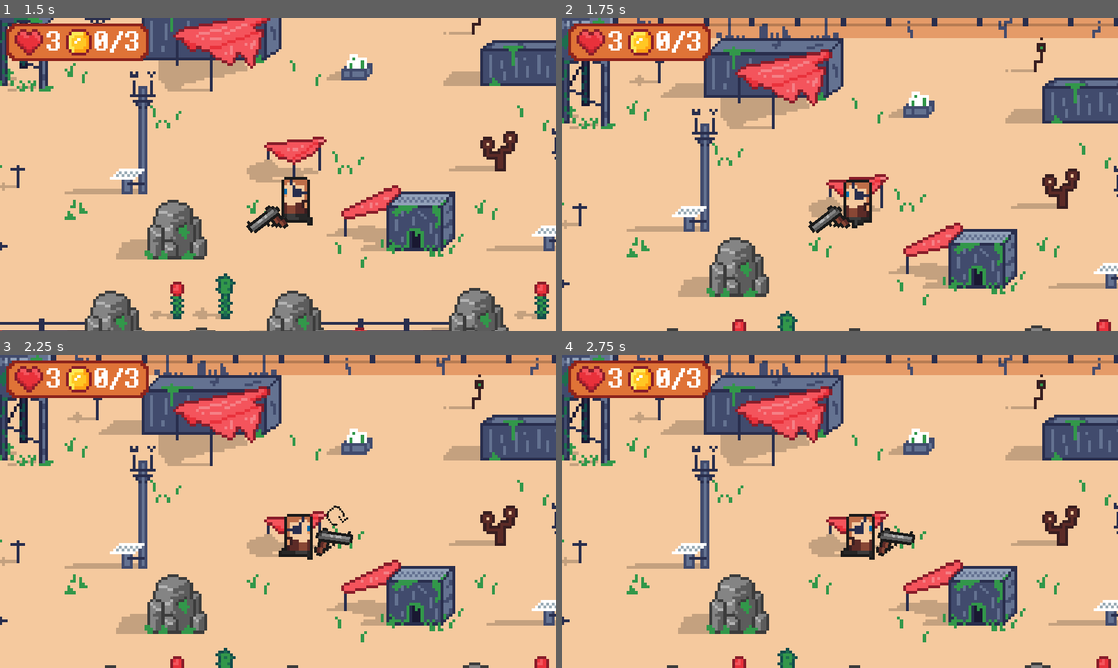
Above: before the commit, frames 1-4 (two rows, left to right).
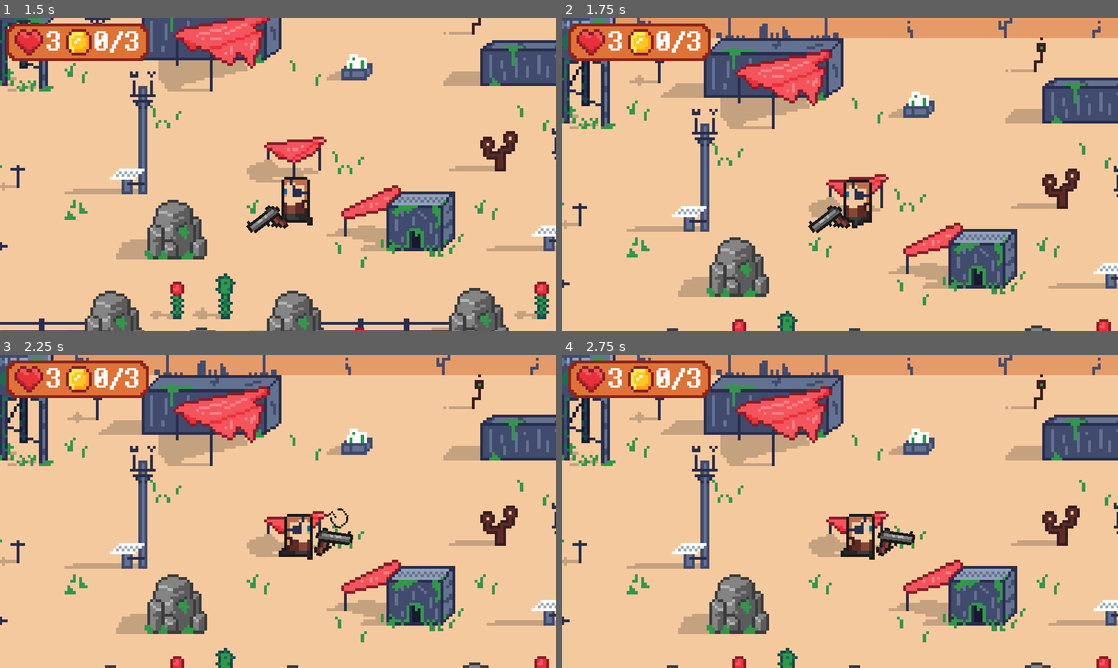
Above: after the commit, the same moments.

Repository: Sc222/rocket-scientist
Game: Godot game, scene res://MainMenu/MainMenu.tscn
Same seed, same stepped clock (60 frames per second), same inputs: the game is played once before the commit and once after it.
Inputs (mouse positions are in pixels of both pictures, inside the frame that each line leads up to):
- Up to frame 1 (1.5 s): click "Играть" at 0.5 s; tap Enter at 1.25 s; move the mouse to (250, 237) at 1.27 s; hold W (player_up) from 1.28 s (still down); tap E (player_action) at 1.35 s
- Up to frame 2 (1.75 s): keep holding W (player_up)
- Up to frame 3 (2.25 s): keep holding W (player_up); move the mouse to (444, 558) at 2.02 s; click (444, 558) at 2.1 s
- Up to frame 4 (2.75 s): keep holding W (player_up)

Frame 1 is identical in both runs. In frame 2, 0.8% of the frame differs, in the area x 9-100%, y 0-3%; in frame 3, 0.9%, in the area x 9-100%, y 0-56%; in frame 4, 0.8%.

Commit message:
stage resources: -big fixes -basic monster setup

Diff:
--- /dev/null
+++ b/StageResources/Monster.gd
@@ -0,0 +1,16 @@
+extends KinematicBody2D
+
+
+# Declare member variables here. Examples:
+# var a = 2
+# var b = "text"
+
+
+# Called when the node enters the scene tree for the first time.
+func _ready():
+	pass # Replace with function body.
+
+
+# Called every frame. 'delta' is the elapsed time since the previous frame.
+#func _process(delta):
+#	pass
--- /dev/null
+++ b/StageResources/Monster.tscn
@@ -0,0 +1,105 @@
+[gd_scene load_steps=21 format=2]
+
+[ext_resource path="res://assets/stage_resources/monster/monster_run_4.png" type="Texture" id=1]
+[ext_resource path="res://StageResources/Monster.gd" type="Script" id=2]
+[ext_resource path="res://assets/stage_resources/monster/dagger_attack_4.png" type="Texture" id=3]
+[ext_resource path="res://assets/stage_resources/monster/monster_run_3.png" type="Texture" id=4]
+[ext_resource path="res://assets/stage_resources/monster/dagger_attack_3.png" type="Texture" id=5]
+[ext_resource path="res://assets/stage_resources/monster/dagger_attack_1.png" type="Texture" id=6]
+[ext_resource path="res://assets/stage_resources/monster/dagger_attack_2.png" type="Texture" id=7]
+[ext_resource path="res://assets/stage_resources/monster/monster_idle_1.png" type="Texture" id=8]
+[ext_resource path="res://assets/stage_resources/monster/monster_run_2.png" type="Texture" id=9]
+[ext_resource path="res://assets/stage_resources/monster/monster_idle_2.png" type="Texture" id=10]
+[ext_resource path="res://assets/stage_resources/monster/monster_run_1.png" type="Texture" id=11]
+[ext_resource path="res://assets/stage_resources/player/reload_1.png" type="Texture" id=12]
+[ext_resource path="res://assets/stage_resources/player/reload_3.png" type="Texture" id=13]
+[ext_resource path="res://assets/stage_resources/player/reload_4.png" type="Texture" id=14]
+[ext_resource path="res://assets/stage_resources/player/reload_2.png" type="Texture" id=15]
+[ext_resource path="res://assets/stage_resources/monster/dagger.png" type="Texture" id=16]
+
+[sub_resource type="SpriteFrames" id=1]
+animations = [ {
+"frames": [ ExtResource( 8 ), ExtResource( 10 ) ],
+"loop": true,
+"name": "idle",
+"speed": 2.5
+}, {
+"frames": [ ExtResource( 11 ), ExtResource( 9 ), ExtResource( 4 ), ExtResource( 1 ) ],
+"loop": true,
+"name": "run",
+"speed": 7.0
+} ]
+
+[sub_resource type="Animation" id=2]
+resource_name = "Hit"
+length = 0.5
+step = 0.05
+tracks/0/type = "value"
+tracks/0/path = NodePath("Sprite:modulate")
+tracks/0/interp = 1
+tracks/0/loop_wrap = true
+tracks/0/imported = false
+tracks/0/enabled = true
+tracks/0/keys = {
+"times": PoolRealArray( 0, 0.1, 0.2, 0.3, 0.4, 0.5 ),
+"transitions": PoolRealArray( 1, 1, 1, 1, 1, 1 ),
+"update": 0,
+"values": [ Color( 0.917647, 0.196078, 0.235294, 1 ), Color( 1, 1, 1, 1 ), Color( 0.917647, 0.196078, 0.235294, 1 ), Color( 1, 1, 1, 1 ), Color( 0.917647, 0.196078, 0.235294, 1 ), Color( 1, 1, 1, 1 ) ]
+}
+
+[sub_resource type="SpriteFrames" id=3]
+animations = [ {
+"frames": [ ExtResource( 16 ) ],
+"loop": true,
+"name": "idle",
+"speed": 5.0
+}, {
+"frames": [ ExtResource( 6 ), ExtResource( 7 ), ExtResource( 5 ), ExtResource( 3 ), ExtResource( 5 ), ExtResource( 7 ), ExtResource( 6 ) ],
+"loop": false,
+"name": "attack",
+"speed": 25.0
+} ]
+
+[sub_resource type="SpriteFrames" id=4]
+animations = [ {
+"frames": [ ExtResource( 12 ), ExtResource( 15 ), ExtResource( 13 ), ExtResource( 14 ) ],
+"loop": true,
+"name": "default",
+"speed": 11.0
+} ]
+
+[node name="Monster" type="KinematicBody2D"]
+script = ExtResource( 2 )
+
+[node name="Sprite" type="AnimatedSprite" parent="."]
+position = Vector2( 0, -19 )
+frames = SubResource( 1 )
+animation = "idle"
+centered = false
+
+[node name="AnimationPlayer" type="AnimationPlayer" parent="."]
+anims/Hit = SubResource( 2 )
+
+[node name="Dagger" type="Node2D" parent="."]
+position = Vector2( 6.5, -8 )
+
+[node name="Animation" type="AnimatedSprite" parent="Dagger"]
+position = Vector2( 15.5, 2.86102e-06 )
+frames = SubResource( 3 )
+animation = "idle"
+
+[node name="ReloadIndicator" type="AnimatedSprite" parent="Dagger"]
+visible = false
+position = Vector2( 13.5, -8 )
+scale = Vector2( 0.7, 0.7 )
+frames = SubResource( 4 )
+playing = true
+
+[node name="RayCast" type="RayCast2D" parent="Dagger"]
+position = Vector2( 0.5, 0 )
+cast_to = Vector2( 23, 0 )
+
+[node name="CollisionPolygon" type="CollisionPolygon2D" parent="."]
+position = Vector2( 0, -19 )
+polygon = PoolVector2Array( 2, 18, 2, 16, 12, 16, 12, 18 )
+[connection signal="animation_finished" from="AnimationPlayer" to="." method="_on_AnimationPlayer_animation_finished"]
--- a/StageResources/StageResouces.gd
+++ b/StageResources/StageResouces.gd
@@ -14,8 +14,11 @@
 
 const Player = preload("res://StageResources/Player.tscn")
 const Chest = preload("res://StageResources/Chest.tscn")
+const Monster = preload("res://StageResources/Monster.tscn")
 const CHESTS_COUNT = 5
 const CHESTS_TO_COLLECT = 3
+const MAX_MONSTERS = 10
+var monsters_on_map = 0
 
 var chest_tasks = [
 	ChestInfo.new("Задача с ответом 1","1",["1","2","3"]),
@@ -97,3 +100,31 @@
 func _on_Player_win():
 	print("PLAYER WINS")
 	pass # Replace with function body.
+
+
+func _on_MonsterSpawnTimer_timeout():
+	var spawners = get_visible_monster_spawners()
+	randomize()
+	var rand_index = randi()%spawners.size()
+
+	#spawn zombie
+	if monsters_on_map < MAX_MONSTERS:
+		print("spawn monster")
+		var spawner = spawners[rand_index]
+		var monster = Monster.instance()
+		#monsters_on_map+=1
+		monster.global_position.x=spawner.global_position.x/5
+		monster.global_position.y=spawner.global_position.y/5
+		$Map/Monsters.add_child(monster)
+		pass
+		#spawn_zombie
+
+
+func get_visible_monster_spawners():
+	var spawners = $Map/MonsterPositions.get_children()
+	var result = []
+	for i in range(0, spawners.size()):
+		if spawners[i].get_node("VisibilityNotifier").is_on_screen():
+			result.append(spawners[i])
+			print("visible: "+str(i))
+	return result
--- a/StageResources/StageResouces.tscn
+++ b/StageResources/StageResouces.tscn
@@ -60,6 +60,7 @@
 [node name="TileMapInvisibleWalls" type="TileMap" parent="." groups=[
 "background",
 ]]
+visible = false
 position = Vector2( 5.96046e-08, 0 )
 z_as_relative = false
 tile_set = ExtResource( 4 )
@@ -91,14 +92,14 @@
 position = Vector2( 520, 152 )
 
 [node name="Map" type="YSort" parent="."]
-position = Vector2( 5.96046e-08, 0 )
 
 [node name="Player" parent="Map" instance=ExtResource( 3 )]
 
 [node name="ReloadIndicator" parent="Map/Player/Pistol" index="1"]
-frame = 1
+frame = 3
 
 [node name="PlayerPositions" type="Node2D" parent="Map"]
+visible = false
 
 [node name="Position1" type="Position2D" parent="Map/PlayerPositions"]
 position = Vector2( 65, 130 )
@@ -111,6 +112,187 @@
 
 [node name="Position4" type="Position2D" parent="Map/PlayerPositions"]
 position = Vector2( 918, 123 )
+
+[node name="MonsterPositions" type="Node2D" parent="Map"]
+scale = Vector2( 1, 1 )
+
+[node name="MonsterPos1" type="Position2D" parent="Map/MonsterPositions"]
+position = Vector2( 42, 157 )
+scale = Vector2( 1, 1 )
+
+[node name="VisibilityNotifier" type="VisibilityNotifier2D" parent="Map/MonsterPositions/MonsterPos1"]
+rect = Rect2( -5, -5, 10, 10 )
+
+[node name="MonsterPos2" type="Position2D" parent="Map/MonsterPositions"]
+position = Vector2( 97, 110 )
+scale = Vector2( 1, 1 )
+
+[node name="VisibilityNotifier" type="VisibilityNotifier2D" parent="Map/MonsterPositions/MonsterPos2"]
+rect = Rect2( -5, -5, 10, 10 )
+
+[node name="MonsterPos3" type="Position2D" parent="Map/MonsterPositions"]
+position = Vector2( 128, 171 )
+scale = Vector2( 1, 1 )
+
+[node name="VisibilityNotifier" type="VisibilityNotifier2D" parent="Map/MonsterPositions/MonsterPos3"]
+rect = Rect2( -5, -5, 10, 10 )
+
+[node name="MonsterPos4" type="Position2D" parent="Map/MonsterPositions"]
+position = Vector2( 241, 107 )
+scale = Vector2( 1, 1 )
+
+[node name="VisibilityNotifier" type="VisibilityNotifier2D" parent="Map/MonsterPositions/MonsterPos4"]
+rect = Rect2( -5, -5, 10, 10 )
+
+[node name="MonsterPos5" type="Position2D" parent="Map/MonsterPositions"]
+position = Vector2( 218, 168 )
+scale = Vector2( 1, 1 )
+
+[node name="VisibilityNotifier" type="VisibilityNotifier2D" parent="Map/MonsterPositions/MonsterPos5"]
+rect = Rect2( -5, -5, 10, 10 )
+
+[node name="MonsterPos6" type="Position2D" parent="Map/MonsterPositions"]
+position = Vector2( 321, 119 )
+scale = Vector2( 1, 1 )
+
+[node name="VisibilityNotifier" type="VisibilityNotifier2D" parent="Map/MonsterPositions/MonsterPos6"]
+rect = Rect2( -5, -5, 10, 10 )
+
+[node name="MonsterPos7" type="Position2D" parent="Map/MonsterPositions"]
+position = Vector2( 286, 155 )
+scale = Vector2( 1, 1 )
+
+[node name="VisibilityNotifier" type="VisibilityNotifier2D" parent="Map/MonsterPositions/MonsterPos7"]
+rect = Rect2( -5, -5, 10, 10 )
+
+[node name="MonsterPos8" type="Position2D" parent="Map/MonsterPositions"]
+position = Vector2( 399, 179 )
+scale = Vector2( 1, 1 )
+
+[node name="VisibilityNotifier" type="VisibilityNotifier2D" parent="Map/MonsterPositions/MonsterPos8"]
+rect = Rect2( -5, -5, 10, 10 )
+
+[node name="MonsterPos9" type="Position2D" parent="Map/MonsterPositions"]
+position = Vector2( 371, 131 )
+scale = Vector2( 1, 1 )
+
+[node name="VisibilityNotifier" type="VisibilityNotifier2D" parent="Map/MonsterPositions/MonsterPos9"]
+rect = Rect2( -5, -5, 10, 10 )
+
+[node name="MonsterPos10" type="Position2D" parent="Map/MonsterPositions"]
+position = Vector2( 445, 116 )
+scale = Vector2( 1, 1 )
+
+[node name="VisibilityNotifier" type="VisibilityNotifier2D" parent="Map/MonsterPositions/MonsterPos10"]
+rect = Rect2( -5, -5, 10, 10 )
+
+[node name="MonsterPos11" type="Position2D" parent="Map/MonsterPositions"]
+position = Vector2( 475, 182 )
+scale = Vector2( 1, 1 )
+
+[node name="VisibilityNotifier" type="VisibilityNotifier2D" parent="Map/MonsterPositions/MonsterPos11"]
+rect = Rect2( -5, -5, 10, 10 )
+
+[node name="MonsterPos12" type="Position2D" parent="Map/MonsterPositions"]
+position = Vector2( 507, 116 )
+scale = Vector2( 1, 1 )
+
+[node name="VisibilityNotifier" type="VisibilityNotifier2D" parent="Map/MonsterPositions/MonsterPos12"]
+rect = Rect2( -5, -5, 10, 10 )
+
+[node name="MonsterPos13" type="Position2D" parent="Map/MonsterPositions"]
+position = Vector2( 607, 111 )
+scale = Vector2( 1, 1 )
+
+[node name="VisibilityNotifier" type="VisibilityNotifier2D" parent="Map/MonsterPositions/MonsterPos13"]
+rect = Rect2( -5, -5, 10, 10 )
+
+[node name="MonsterPos14" type="Position2D" parent="Map/MonsterPositions"]
+position = Vector2( 558, 158 )
+scale = Vector2( 1, 1 )
+
+[node name="VisibilityNotifier" type="VisibilityNotifier2D" parent="Map/MonsterPositions/MonsterPos14"]
+rect = Rect2( -5, -5, 10, 10 )
+
+[node name="MonsterPos15" type="Position2D" parent="Map/MonsterPositions"]
+position = Vector2( 608, 169 )
+scale = Vector2( 1, 1 )
+
+[node name="VisibilityNotifier" type="VisibilityNotifier2D" parent="Map/MonsterPositions/MonsterPos15"]
+rect = Rect2( -5, -5, 10, 10 )
+
+[node name="MonsterPos16" type="Position2D" parent="Map/MonsterPositions"]
+position = Vector2( 647, 139 )
+scale = Vector2( 1, 1 )
+
+[node name="VisibilityNotifier" type="VisibilityNotifier2D" parent="Map/MonsterPositions/MonsterPos16"]
+rect = Rect2( -5, -5, 10, 10 )
+
+[node name="MonsterPos17" type="Position2D" parent="Map/MonsterPositions"]
+position = Vector2( 710, 129 )
+scale = Vector2( 1, 1 )
+
+[node name="VisibilityNotifier" type="VisibilityNotifier2D" parent="Map/MonsterPositions/MonsterPos17"]
+rect = Rect2( -5, -5, 10, 10 )
+
+[node name="MonsterPos18" type="Position2D" parent="Map/MonsterPositions"]
+position = Vector2( 985, 167 )
+scale = Vector2( 1, 1 )
+
+[node name="VisibilityNotifier" type="VisibilityNotifier2D" parent="Map/MonsterPositions/MonsterPos18"]
+rect = Rect2( -5, -5, 10, 10 )
+
+[node name="MonsterPos19" type="Position2D" parent="Map/MonsterPositions"]
+position = Vector2( 794, 175 )
+scale = Vector2( 1, 1 )
+
+[node name="VisibilityNotifier" type="VisibilityNotifier2D" parent="Map/MonsterPositions/MonsterPos19"]
+rect = Rect2( -5, -5, 10, 10 )
+
+[node name="MonsterPos20" type="Position2D" parent="Map/MonsterPositions"]
+position = Vector2( 765, 146 )
+scale = Vector2( 1, 1 )
+
+[node name="VisibilityNotifier" type="VisibilityNotifier2D" parent="Map/MonsterPositions/MonsterPos20"]
+rect = Rect2( -5, -5, 10, 10 )
+
+[node name="MonsterPos21" type="Position2D" parent="Map/MonsterPositions"]
+position = Vector2( 796, 112 )
+scale = Vector2( 1, 1 )
+
+[node name="VisibilityNotifier" type="VisibilityNotifier2D" parent="Map/MonsterPositions/MonsterPos21"]
+rect = Rect2( -5, -5, 10, 10 )
+
+[node name="MonsterPos22" type="Position2D" parent="Map/MonsterPositions"]
+position = Vector2( 856, 122 )
+scale = Vector2( 1, 1 )
+
+[node name="VisibilityNotifier" type="VisibilityNotifier2D" parent="Map/MonsterPositions/MonsterPos22"]
+rect = Rect2( -5, -5, 10, 10 )
+
+[node name="MonsterPos23" type="Position2D" parent="Map/MonsterPositions"]
+position = Vector2( 882, 142 )
+scale = Vector2( 1, 1 )
+
+[node name="VisibilityNotifier" type="VisibilityNotifier2D" parent="Map/MonsterPositions/MonsterPos23"]
+rect = Rect2( -5, -5, 10, 10 )
+
+[node name="MonsterPos24" type="Position2D" parent="Map/MonsterPositions"]
+position = Vector2( 910, 172 )
+scale = Vector2( 1, 1 )
+
+[node name="VisibilityNotifier" type="VisibilityNotifier2D" parent="Map/MonsterPositions/MonsterPos24"]
+rect = Rect2( -5, -5, 10, 10 )
+
+[node name="MonsterPos25" type="Position2D" parent="Map/MonsterPositions"]
+position = Vector2( 957, 127 )
+scale = Vector2( 1, 1 )
+
+[node name="VisibilityNotifier" type="VisibilityNotifier2D" parent="Map/MonsterPositions/MonsterPos25"]
+rect = Rect2( -5, -5, 10, 10 )
+
+[node name="Monsters" type="YSort" parent="Map"]
+scale = Vector2( 1, 1 )
 
 [node name="Chests" type="YSort" parent="Map"]
 
@@ -638,7 +820,12 @@
 __meta__ = {
 "_edit_use_anchors_": false
 }
+
+[node name="MonsterSpawnTimer" type="Timer" parent="."]
+wait_time = 2.0
+autostart = true
 [connection signal="die" from="Map/Player" to="." method="_on_Player_die"]
 [connection signal="win" from="Map/Player" to="." method="_on_Player_win"]
+[connection signal="timeout" from="MonsterSpawnTimer" to="." method="_on_MonsterSpawnTimer_timeout"]
 
 [editable path="Map/Player"]
Binary file added: assets/stage_resources/monster/dagger.png
Not shown, added: assets/stage_resources/monster/dagger.png.import
Binary file added: assets/stage_resources/monster/dagger_attack_1.png
Not shown, added: assets/stage_resources/monster/dagger_attack_1.png.import
Binary file added: assets/stage_resources/monster/dagger_attack_2.png
Not shown, added: assets/stage_resources/monster/dagger_attack_2.png.import
Binary file added: assets/stage_resources/monster/dagger_attack_3.png
Not shown, added: assets/stage_resources/monster/dagger_attack_3.png.import
Binary file added: assets/stage_resources/monster/dagger_attack_4.png
Not shown, added: assets/stage_resources/monster/dagger_attack_4.png.import
Binary file added: assets/stage_resources/monster/monster_idle_1.png
Not shown, added: assets/stage_resources/monster/monster_idle_1.png.import
(and 12 more such lines)
